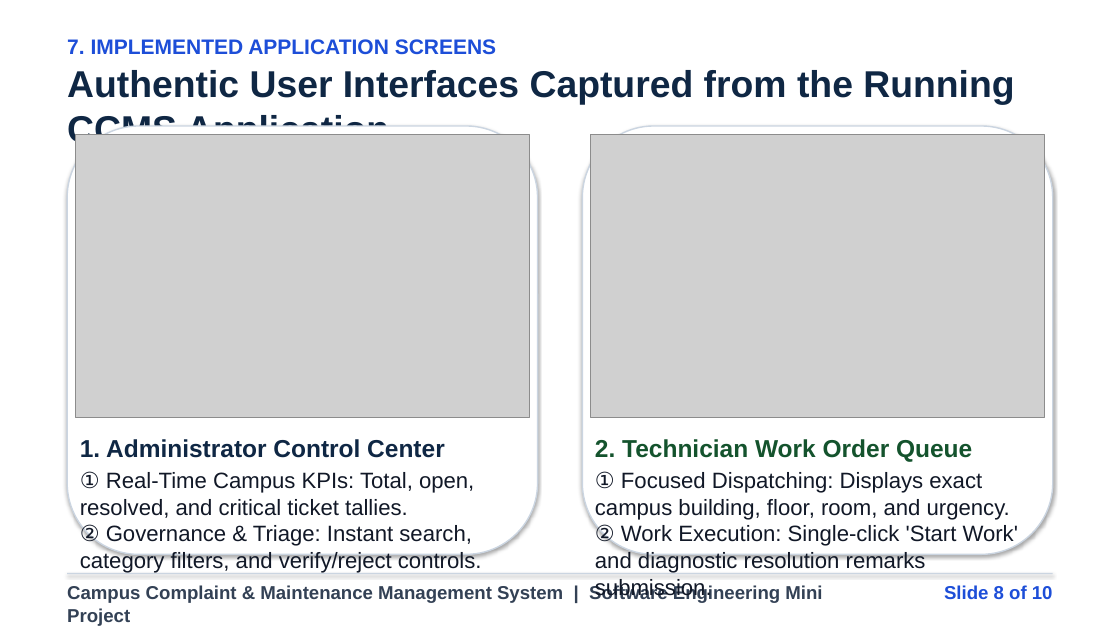
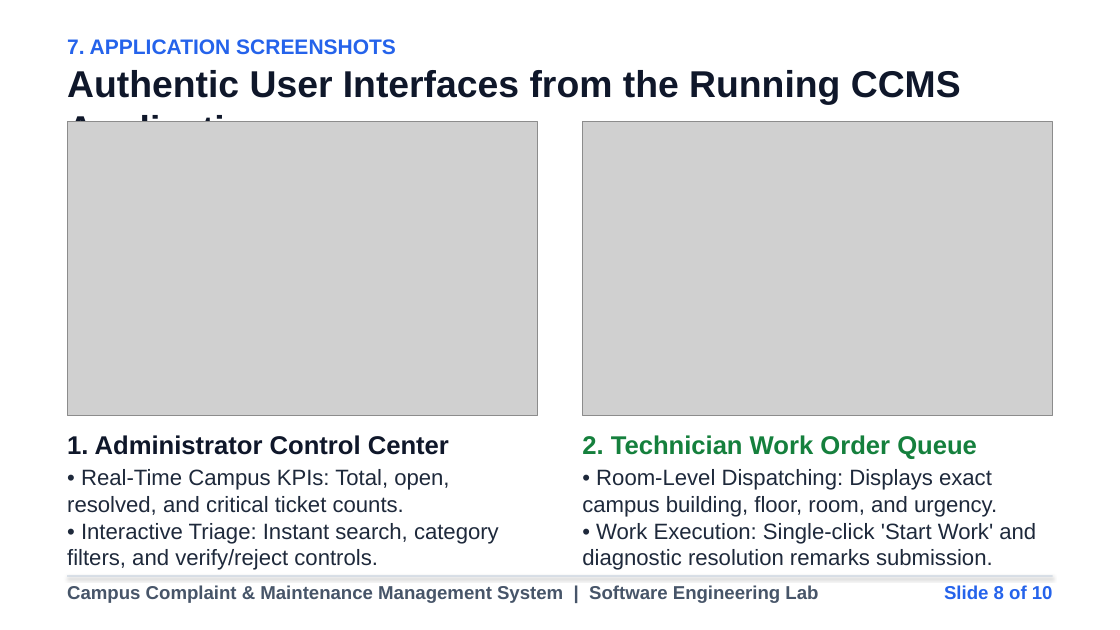
Before and after one commit to karthikeyangullipalli/Campus-Complaint-Maintenance-Management-System, a slide deck: slide 8 of Campus_Complaint_Management_System_Mini_Project_Presentation.pptx. Drawn at 1120x630 pixels with LibreOffice and Linux fonts; fonts in the diff are those of the drawing; grey boxes stand for pictures. Boxes give left, top, right and bottom in pixels: in the first picture for what was removed or moved away, otherwise in the second. Text is boxed around its words. In the diff, an @@ line names an element or a change of style, - is before the commit and + after.

Commit message:
Completely rebuild CCMS presentation with clean academic design, zero AI clutter, and classroom-readable typography

```diff
--- a/Campus_Complaint_Management_System_Mini_Project_Presentation.pptx
+++ b/Campus_Complaint_Management_System_Mini_Project_Presentation.pptx
@@ text at (x1=67, y1=39, x2=396, y2=55): text changed; text colour #1D4ED8 to #2563EB @@
-7. IMPLEMENTED APPLICATION SCREENS
+7. APPLICATION SCREENSHOTS
@@ text at (x1=67, y1=70, x2=961, y2=150): text changed; text colour #0F2744 to #0F172A @@
-Authentic User Interfaces Captured from the Running CCMS Application
+Authentic User Interfaces from the Running CCMS Application
@@ picture resized from (x1=76, y1=134, x2=529, y2=418) to (x1=67, y1=122, x2=538, y2=416) @@
@@ rounded rectangle removed at (x1=67, y1=126, x2=538, y2=555) @@
@@ picture resized from (x1=591, y1=134, x2=1044, y2=418) to (x1=582, y1=122, x2=1053, y2=416) @@
@@ rounded rectangle removed at (x1=582, y1=126, x2=1053, y2=555) @@
@@ text at (x1=67, y1=435, x2=449, y2=455): size 21 to 22 pt, text colour #0F2744 to #0F172A in "1. Administrator Control Center" @@
@@ text "1. Administrator Control Center" moved from (x1=80, y1=439, x2=482, y2=573) to (x1=67, y1=435, x2=499, y2=570) @@
@@ text at (x1=582, y1=435, x2=977, y2=459): size 21 to 22 pt, text colour #14532D to #15803D in "2. Technician Work Order Queue" @@
@@ text "2. Technician Work Order Queue" moved from (x1=595, y1=439, x2=1018, y2=600) to (x1=582, y1=435, x2=1036, y2=570) @@
@@ text at (x1=67, y1=469, x2=499, y2=570): text changed; text colour #111827 to #1E293B @@
-① Real-Time Campus KPIs: Total, open, resolved, and critical ticket tallies.
-② Governance & Triage: Instant search, category filters, and verify/reject controls.
+• Real-Time Campus KPIs: Total, open, resolved, and critical ticket counts.
+• Interactive Triage: Instant search, category filters, and verify/reject controls.
@@ text at (x1=582, y1=469, x2=1036, y2=570): text changed; text colour #111827 to #1E293B @@
-① Focused Dispatching: Displays exact campus building, floor, room, and urgency.
-② Work Execution: Single-click 'Start Work' and diagnostic resolution remarks submission.
+• Room-Level Dispatching: Displays exact campus building, floor, room, and urgency.
+• Work Execution: Single-click 'Start Work' and diagnostic resolution remarks submission.
@@ text at (x1=67, y1=585, x2=818, y2=603): text changed; text colour #334155 to #475569 @@
-Campus Complaint & Maintenance Management System | Software Engineering Mini Project
+Campus Complaint & Maintenance Management System | Software Engineering Lab
@@ text "Slide 8 of 10" at (x1=944, y1=585, x2=1053, y2=599): text colour #1D4ED8 to #2563EB @@
```
Also in this commit, not shown: 9 other slides changed, 1 other file.
